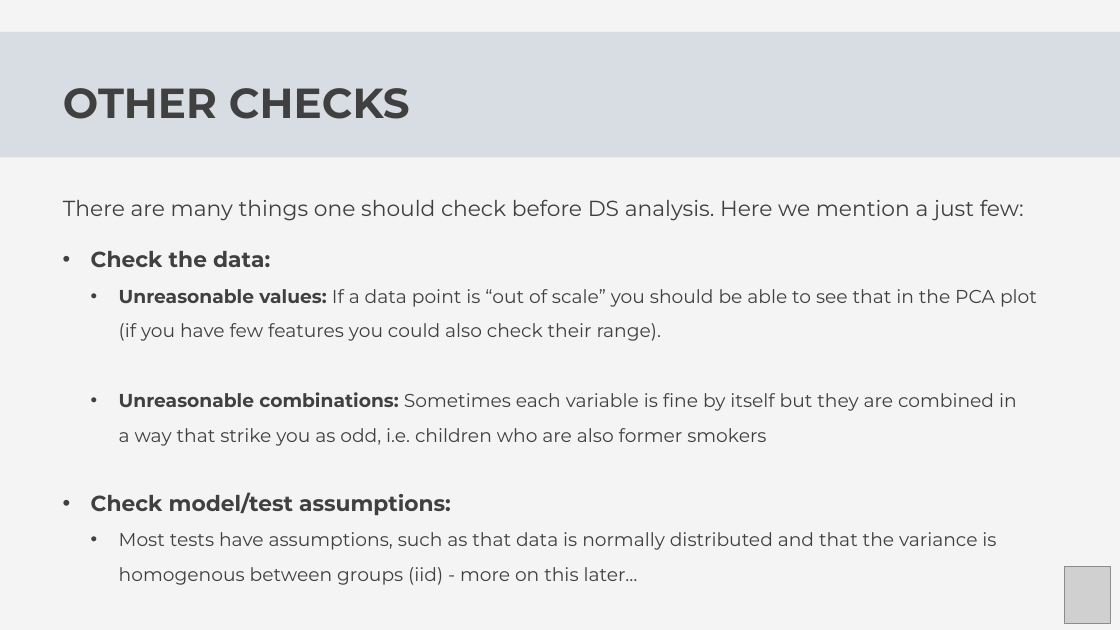
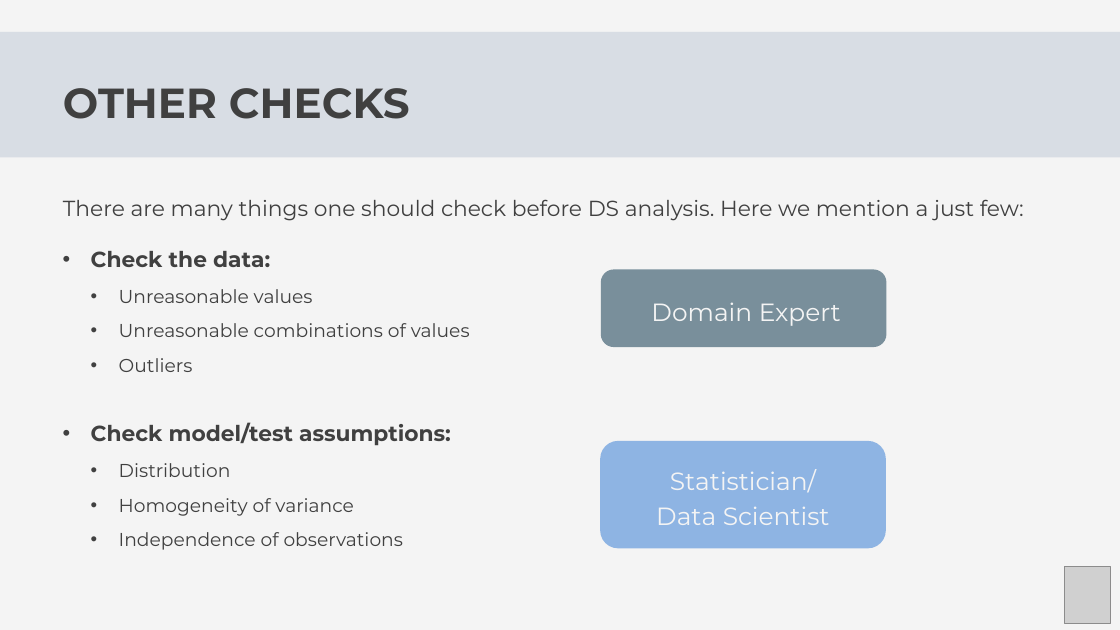
Before and after one commit to Center-for-Health-Data-Science/Foundations-of-Health-Data-Science, a slide deck: slide 18 of Slides/FHDS_Exploratory_Data_Analysis_Part2.pptx (slide 21 before the commit). Drawn at 1120x630 pixels with LibreOffice and Linux fonts; fonts in the diff are those of the drawing; grey boxes stand for pictures. Boxes give left, top, right and bottom in pixels: in the first picture for what was removed or moved away, otherwise in the second. Text is boxed around its words. In the diff, an @@ line names an element or a change of style, - is before the commit and + after.

```diff
--- a/Slides/FHDS_Exploratory_Data_Analysis_Part2.pptx
+++ b/Slides/FHDS_Exploratory_Data_Analysis_Part2.pptx
@@ rounded rectangle added at bbox=[601, 269, 886, 347], fill #798F9B @@
@@ text at bbox=[119, 289, 470, 372]: text changed @@
-  • Unreasonable values: If a data point is “out of scale” you should be able to see that in the PCA plot (if you have few features you could also check their range).
-  • Unreasonable combinations: Sometimes each variable is fine by itself but they are combined in a way that strike you as odd, i.e. children who are also former smokers
+  • Unreasonable values
+  • Unreasonable combinations of values
+  • Outliers
@@ text added at bbox=[651, 302, 841, 326], 32 pt, text #F4F4F4 @@
+Domain Expert
@@ rounded rectangle added at bbox=[600, 441, 886, 548], fill #8EB4E3 @@
@@ text at bbox=[119, 463, 403, 550]: text changed @@
-  • Most tests have assumptions, such as that data is normally distributed and that the variance is homogenous between groups (iid) - more on this later…
+  • Distribution
+  • Homogeneity of variance
+  • Independence of observations
@@ text added at bbox=[656, 469, 830, 525], 32 pt, text #F4F4F4 @@
+Statistician/
+Data Scientist
```
Also in this commit, not shown: 3 other slides changed, 3 slides added, 7 slides removed.
